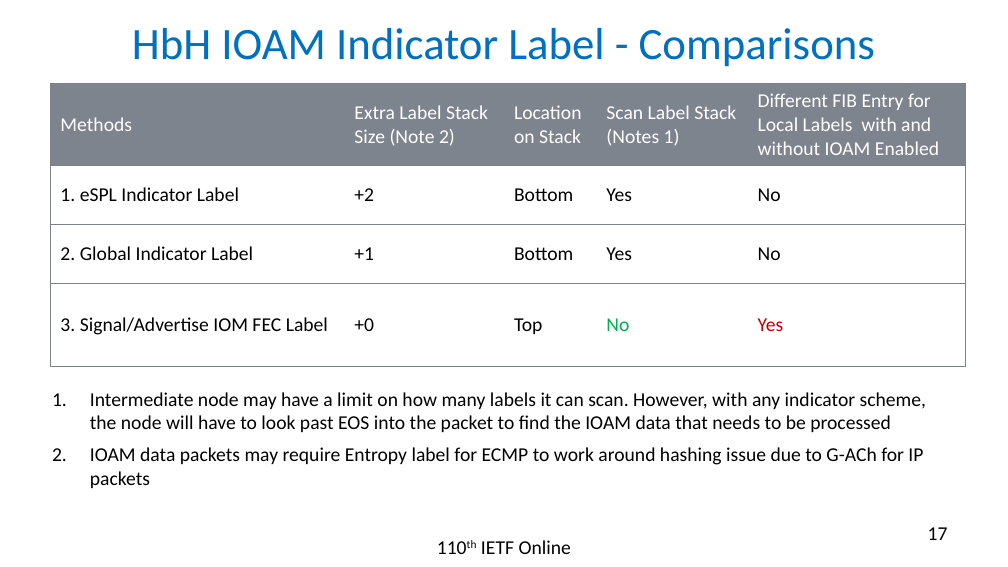
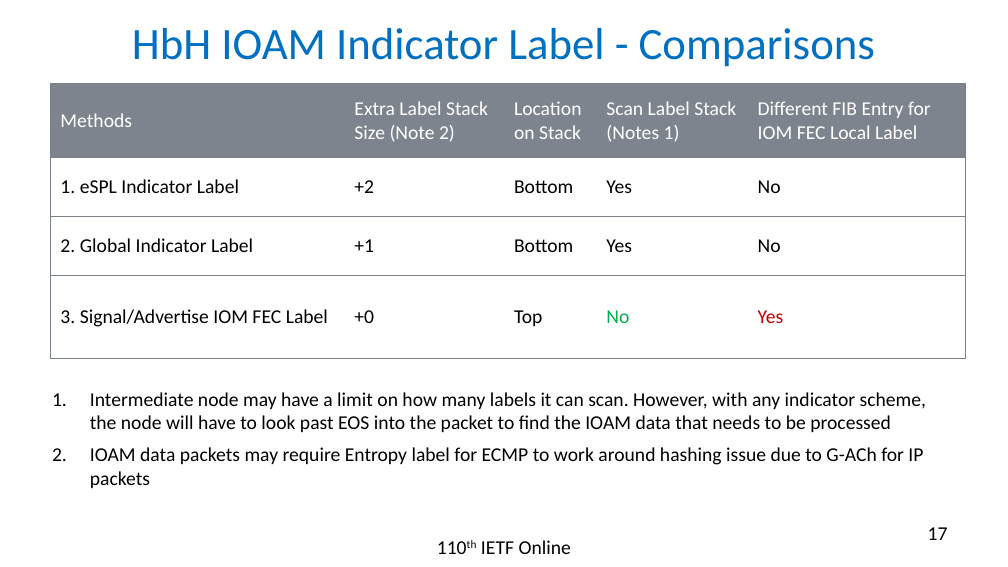
Before and after one commit to rakgandhi/ietf-slides, a slide deck: slide 17 of draft-gandhi-mpls-ioam-sr-06.pptx. Drawn at 1008x567 pixels with LibreOffice and Linux fonts; fonts in the diff are those of the drawing. Boxes give left, top, right and bottom in pixels: in the first picture for what was removed or moved away, otherwise in the second. Text is boxed around its words. In the diff, an @@ line names an element or a change of style, - is before the commit and + after.

```diff
--- a/draft-gandhi-mpls-ioam-sr-06.pptx
+++ b/draft-gandhi-mpls-ioam-sr-06.pptx
@@ table at <box>50,84,967,359</box> @@
-row 1, column 5: Different FIB Entry for Local Labels with and without IOAM Enabled
+row 1, column 5: Different FIB Entry for IOM FEC Local Label
```
Also in this commit, not shown: 1 other file.
